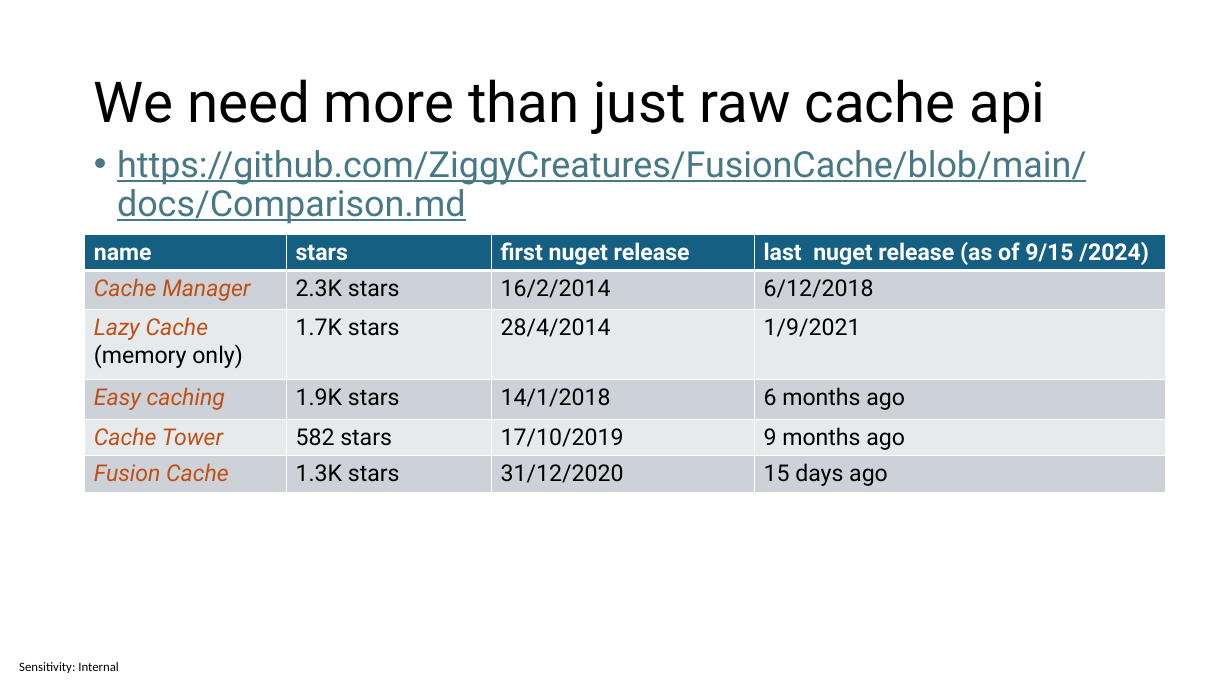
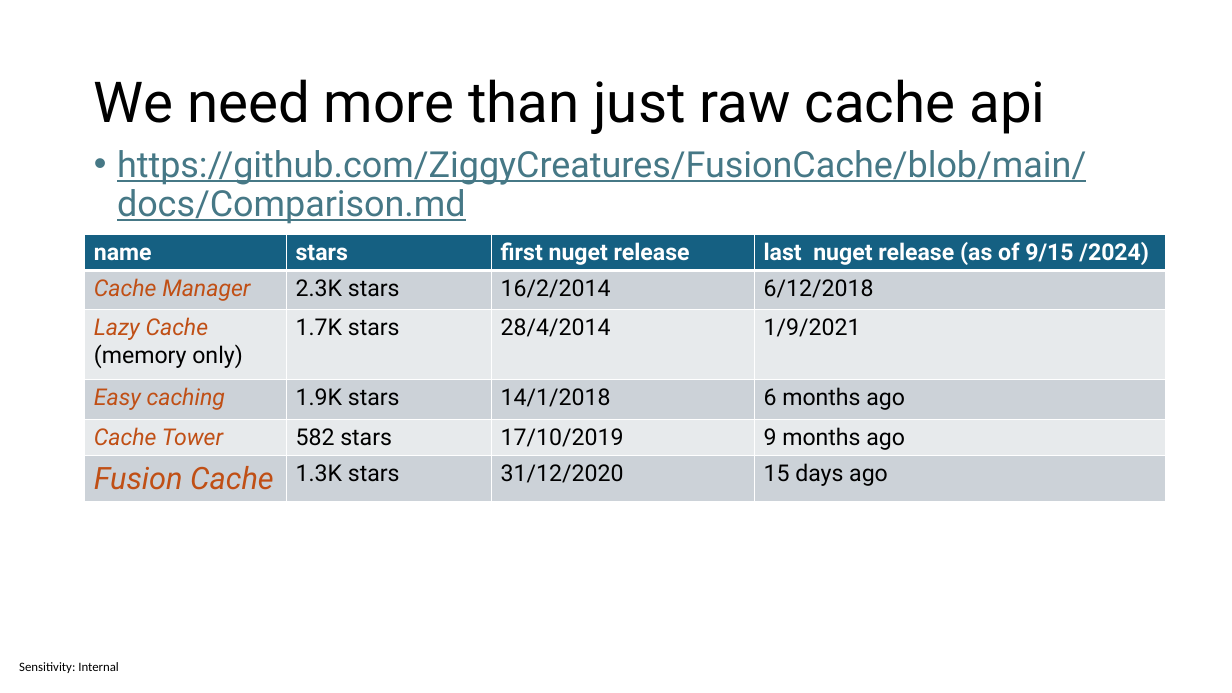
Before and after one commit to sabbadino/cache-like-a-pro-fusion-cache, a slide deck: slide 12 of cache-like-a-pro.pptx (slide 11 before the commit). Drawn at 1232x693 pixels with LibreOffice and Linux fonts; fonts in the diff are those of the drawing. Boxes give left, top, right and bottom in pixels: in the first picture for what was removed or moved away, otherwise in the second. Text is boxed around its words. In the diff, an @@ line names an element or a change of style, - is before the commit and + after.

```diff
--- a/cache-like-a-pro.pptx
+++ b/cache-like-a-pro.pptx
@@ table at (85, 235, 1166, 541) @@
@@ size 18 to 24 pt in "Fusion Cache" @@
```
Also in this commit, not shown: 6 other slides changed, 2 slides added.
